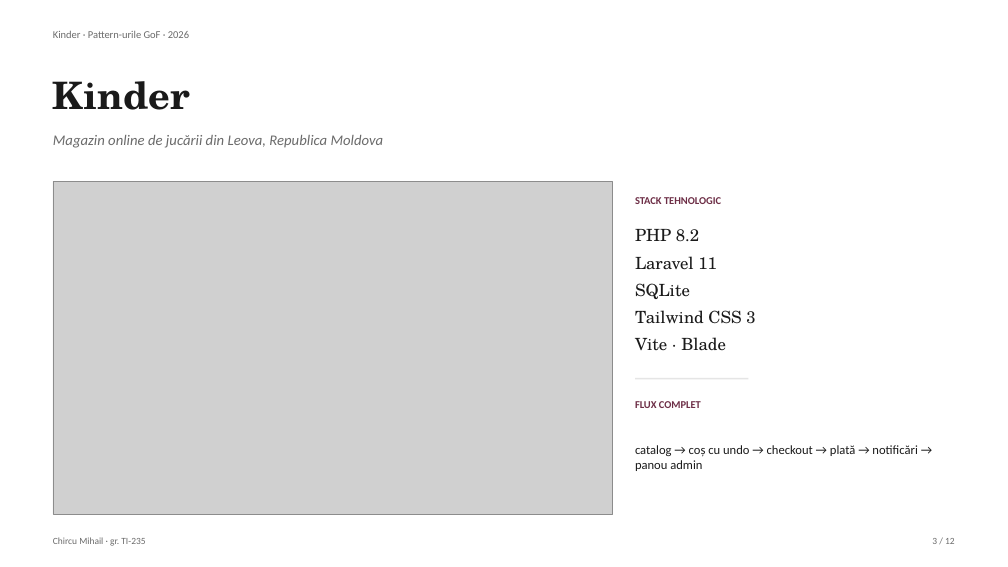
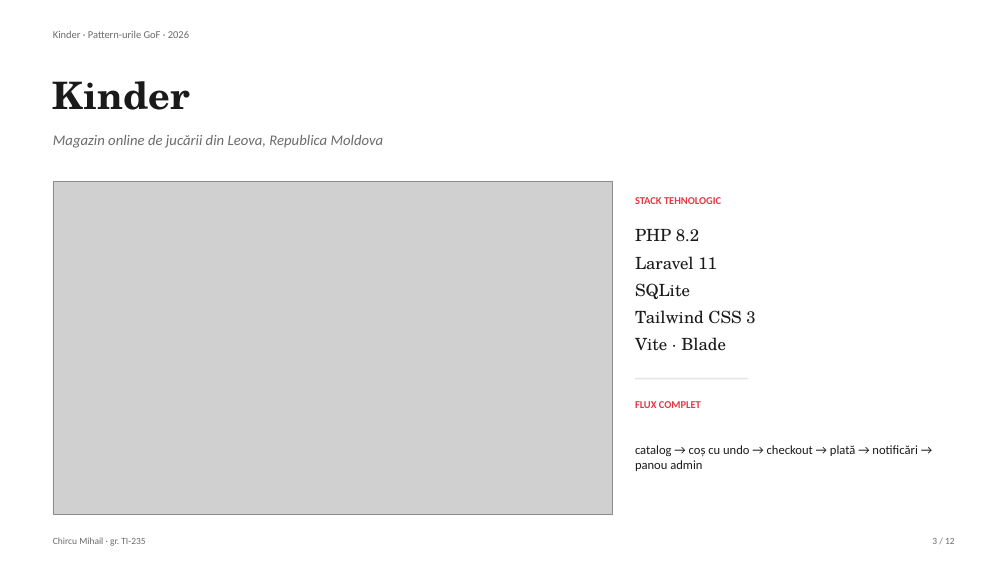
Before and after one commit to mihail-chircu/TMPPP, a slide deck: slide 3 of proiect final/Chircu_Mihail_TI-235_Prezentare_proiect_de_an.pptx. Drawn at 1008x567 pixels with LibreOffice and Linux fonts; fonts in the diff are those of the drawing; grey boxes stand for pictures. Boxes give left, top, right and bottom in pixels: in the first picture for what was removed or moved away, otherwise in the second. Text is boxed around its words. In the diff, an @@ line names an element or a change of style, - is before the commit and + after.

```diff
--- a/proiect final/Chircu_Mihail_TI-235_Prezentare_proiect_de_an.pptx
+++ b/proiect final/Chircu_Mihail_TI-235_Prezentare_proiect_de_an.pptx
@@ text "STACK TEHNOLOGIC" at bbox=[635, 197, 721, 204]: text colour #6D2E46 to #E63946 @@
@@ text "FLUX COMPLET" at bbox=[635, 401, 701, 408]: text colour #6D2E46 to #E63946 @@
```
Also in this commit, not shown: 10 other slides changed, 1 other file.
